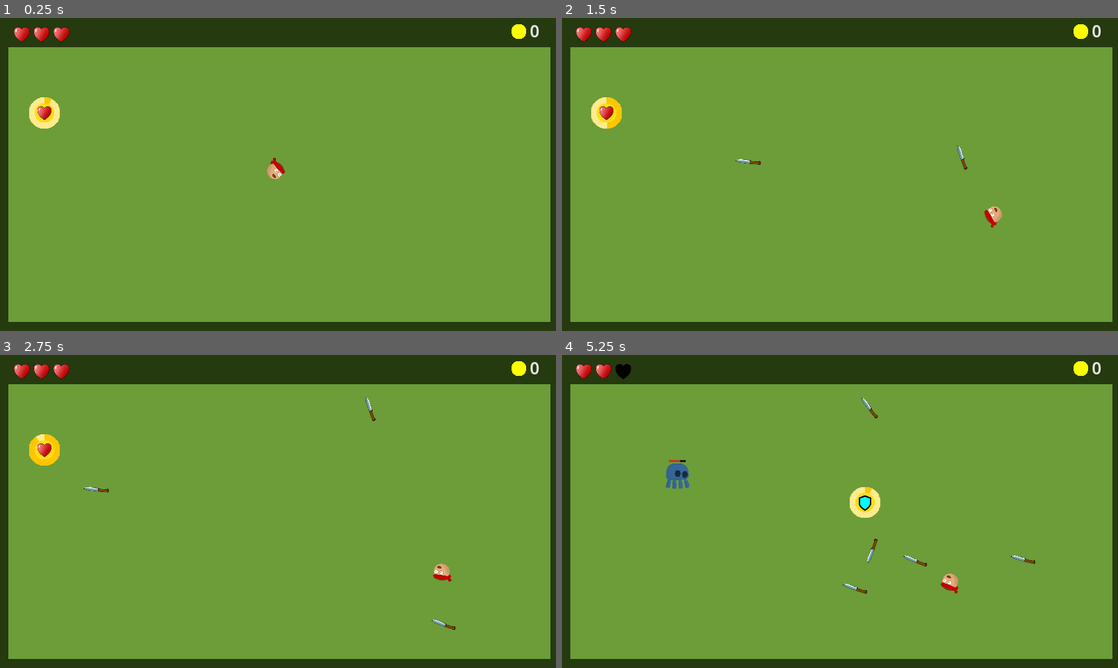
Above: before the commit, frames 1-4 (two rows, left to right).
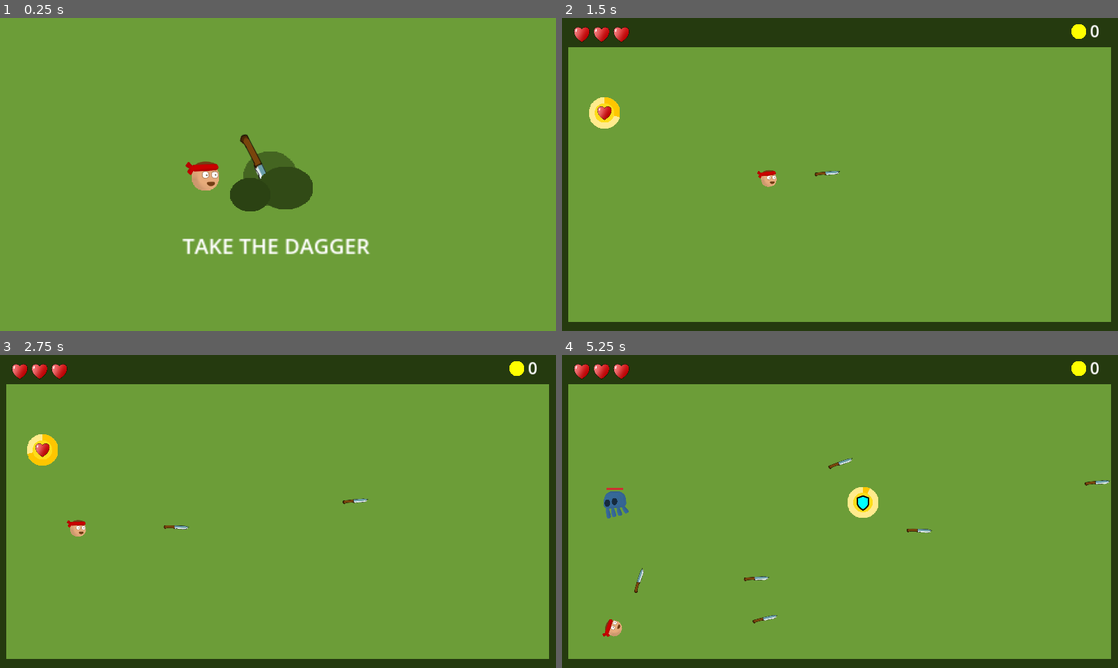
Above: after the commit, the same moments.

Repository: RoshanDavis/Dagger-Dodge-Godot-Project
Game: Godot game, scene res://scenes/game.tscn
The game is run twice, just before and just after one commit, with the same random seed, the same clock (stepped at 60 frames per second) and the same inputs.
Inputs (mouse positions are in pixels of both pictures, inside the frame that each line leads up to):
- Up to frame 1 (0.25 s): no input
- Up to frame 2 (1.5 s): click (823, 171) at 0.52 s; move the mouse to (962, 158) at 1.27 s; click (962, 158) at 1.35 s
- Up to frame 3 (2.75 s): move the mouse to (166, 527) at 2.02 s; click (166, 527) at 2.1 s
- Up to frame 4 (5.25 s): move the mouse to (895, 442) at 2.77 s; click (895, 442) at 2.85 s; move the mouse to (812, 574) at 3.52 s; click (812, 574) at 3.6 s; move the mouse to (1006, 558) at 4.27 s; click (1006, 558) at 4.35 s; move the mouse to (673, 464) at 5.02 s; click (673, 464) at 5.1 s

The runs differ from the first frame. In frame 1, 18% of the frame differs, in the area x 0-100%, y 0-100%; in frame 2, 1.4%; in frame 3, 1.5%; in frame 4, 2.5%.

Commit message:
added start menu

Diff:
--- a/project.godot
+++ b/project.godot
@@ -39,3 +39,4 @@
 [rendering]
 
 renderer/rendering_method="mobile"
+textures/vram_compression/import_etc2_astc=true
--- a/scenes/audio_manager.tscn
+++ b/scenes/audio_manager.tscn
@@ -9,6 +9,7 @@
 [ext_resource type="AudioStream" uid="uid://cyi06ssv3kfs7" path="res://assets/audio/gold orb pickup.mp3" id="7_qbnoy"]
 [ext_resource type="AudioStream" uid="uid://bfxi0kniy2lv2" path="res://assets/audio/player hurt.mp3" id="8_ojn7f"]
 [ext_resource type="AudioStream" uid="uid://lyep23is0xal" path="res://assets/audio/shield broke.mp3" id="9_a2u05"]
+[ext_resource type="AudioStream" uid="uid://b7oe6o468x2nx" path="res://assets/audio/dagger out.mp3" id="10_sdnog"]
 
 [node name="AudioManager" type="Node2D"]
 script = ExtResource("1_1ufga")
@@ -37,3 +38,6 @@
 
 [node name="Shield Broke" type="AudioStreamPlayer2D" parent="."]
 stream = ExtResource("9_a2u05")
+
+[node name="Dagger Out" type="AudioStreamPlayer2D" parent="."]
+stream = ExtResource("10_sdnog")
--- a/scenes/game.tscn
+++ b/scenes/game.tscn
@@ -8,9 +8,102 @@
 [ext_resource type="PackedScene" uid="uid://bftmupls70oan" path="res://scenes/heart_health_indicator.tscn" id="6_ajpxk"]
 [ext_resource type="Theme" uid="uid://bcj62soh77ubu" path="res://themes/default.tres" id="7_cjakg"]
 [ext_resource type="Texture2D" uid="uid://qmx1pi0utiv8" path="res://assets/prototype-circle.png" id="7_uhx2i"]
+[ext_resource type="Script" path="res://scripts/start_menu.gd" id="9_73xe4"]
+[ext_resource type="Texture2D" uid="uid://gyk8ph73wfat" path="res://assets/daggers/dagger.png" id="9_p3kl1"]
+
+[sub_resource type="Animation" id="Animation_jitqe"]
+resource_name = "zoom out"
+length = 0.5
+tracks/0/type = "value"
+tracks/0/imported = false
+tracks/0/enabled = true
+tracks/0/path = NodePath(".:zoom")
+tracks/0/interp = 2
+tracks/0/loop_wrap = true
+tracks/0/keys = {
+"times": PackedFloat32Array(0, 0.5),
+"transitions": PackedFloat32Array(1, 1),
+"update": 0,
+"values": [Vector2(1.75, 1.75), Vector2(1, 1)]
+}
+
+[sub_resource type="Animation" id="Animation_oqw3s"]
+length = 0.001
+tracks/0/type = "value"
+tracks/0/imported = false
+tracks/0/enabled = true
+tracks/0/path = NodePath(".:zoom")
+tracks/0/interp = 1
+tracks/0/loop_wrap = true
+tracks/0/keys = {
+"times": PackedFloat32Array(0),
+"transitions": PackedFloat32Array(1),
+"update": 0,
+"values": [Vector2(1.75, 1.75)]
+}
+
+[sub_resource type="AnimationLibrary" id="AnimationLibrary_2fl8b"]
+_data = {
+"RESET": SubResource("Animation_oqw3s"),
+"zoom out": SubResource("Animation_jitqe")
+}
 
 [sub_resource type="RectangleShape2D" id="RectangleShape2D_xsdpc"]
 size = Vector2(1093.5, 532)
+
+[sub_resource type="Animation" id="Animation_oyu13"]
+length = 0.001
+tracks/0/type = "value"
+tracks/0/imported = false
+tracks/0/enabled = true
+tracks/0/path = NodePath("TextureButton:position")
+tracks/0/interp = 1
+tracks/0/loop_wrap = true
+tracks/0/keys = {
+"times": PackedFloat32Array(0),
+"transitions": PackedFloat32Array(1),
+"update": 0,
+"values": [Vector2(17.8867, -57)]
+}
+
+[sub_resource type="Animation" id="Animation_3h51o"]
+resource_name = "dagger out"
+length = 0.5
+tracks/0/type = "value"
+tracks/0/imported = false
+tracks/0/enabled = true
+tracks/0/path = NodePath("TextureButton:position")
+tracks/0/interp = 2
+tracks/0/loop_wrap = true
+tracks/0/keys = {
+"times": PackedFloat32Array(0, 0.5),
+"transitions": PackedFloat32Array(1, 1),
+"update": 0,
+"values": [Vector2(13, -59), Vector2(4.99997, -76)]
+}
+
+[sub_resource type="Animation" id="Animation_775i5"]
+resource_name = "dagger in"
+length = 0.5
+tracks/0/type = "value"
+tracks/0/imported = false
+tracks/0/enabled = true
+tracks/0/path = NodePath("TextureButton:position")
+tracks/0/interp = 1
+tracks/0/loop_wrap = true
+tracks/0/keys = {
+"times": PackedFloat32Array(0, 0.5),
+"transitions": PackedFloat32Array(1, 1),
+"update": 0,
+"values": [Vector2(4.99997, -76), Vector2(13, -59)]
+}
+
+[sub_resource type="AnimationLibrary" id="AnimationLibrary_wfrd6"]
+_data = {
+"RESET": SubResource("Animation_oyu13"),
+"dagger in": SubResource("Animation_775i5"),
+"dagger out": SubResource("Animation_3h51o")
+}
 
 [node name="Game" type="Node"]
 script = ExtResource("1_so7ud")
@@ -42,11 +135,17 @@
 rotation = -1.5708
 
 [node name="Camera2D" type="Camera2D" parent="."]
-anchor_mode = 0
+position = Vector2(580, 324)
+zoom = Vector2(1.75, 1.75)
+
+[node name="AnimationPlayer" type="AnimationPlayer" parent="Camera2D"]
+libraries = {
+"": SubResource("AnimationLibrary_2fl8b")
+}
 
 [node name="Player" parent="." instance=ExtResource("3_7iytr")]
 unique_name_in_owner = true
-position = Vector2(570, 317)
+position = Vector2(494, 327)
 
 [node name="Spawner" type="Area2D" parent="."]
 position = Vector2(576, 353)
@@ -98,4 +197,81 @@
 horizontal_alignment = 2
 vertical_alignment = 1
 
+[node name="Start Menu" type="Control" parent="."]
+layout_mode = 3
+anchors_preset = 8
+anchor_left = 0.5
+anchor_top = 0.5
+anchor_right = 0.5
+anchor_bottom = 0.5
+offset_left = -20.0
+offset_top = -20.0
+offset_right = 20.0
+offset_bottom = 20.0
+grow_horizontal = 2
+grow_vertical = 2
+script = ExtResource("9_73xe4")
+
+[node name="TextureRect2" type="TextureRect" parent="Start Menu"]
+layout_mode = 0
+offset_left = 16.8867
+offset_top = -21.0
+offset_right = 144.887
+offset_bottom = 107.0
+
+[node name="Prototype-circle" type="Sprite2D" parent="Start Menu/TextureRect2"]
+modulate = Color(0.267616, 0.39673, 0.130883, 1)
+position = Vector2(-2, 46)
+scale = Vector2(0.5, 0.5)
+texture = ExtResource("7_uhx2i")
+
+[node name="TextureButton" type="TextureButton" parent="Start Menu"]
+layout_mode = 0
+offset_left = 17.8867
+offset_top = -57.0
+offset_right = 145.887
+offset_bottom = 71.0
+rotation = 1.10659
+scale = Vector2(0.9, 0.7)
+texture_normal = ExtResource("9_p3kl1")
+
+[node name="TextureRect" type="TextureRect" parent="Start Menu"]
+layout_mode = 0
+offset_left = 16.8867
+offset_top = -21.0
+offset_right = 144.887
+offset_bottom = 107.0
+
+[node name="Prototype-circle2" type="Sprite2D" parent="Start Menu/TextureRect"]
+modulate = Color(0.191555, 0.290155, 0.0871858, 1)
+position = Vector2(16, 57)
+scale = Vector2(0.507813, 0.390625)
+texture = ExtResource("7_uhx2i")
+
+[node name="Prototype-circle3" type="Sprite2D" parent="Start Menu/TextureRect"]
+modulate = Color(0.168586, 0.257986, 0.0739635, 1)
+position = Vector2(-25.8867, 65)
+scale = Vector2(0.367188, 0.304688)
+texture = ExtResource("7_uhx2i")
+
+[node name="Take the Dagger" type="Label" parent="Start Menu"]
+layout_mode = 0
+offset_left = -89.0
+offset_top = 68.0
+offset_right = 133.0
+offset_bottom = 141.0
+theme_override_font_sizes/font_size = 25
+text = "take the dagger "
+horizontal_alignment = 1
+vertical_alignment = 1
+uppercase = true
+
+[node name="AnimationPlayer" type="AnimationPlayer" parent="Start Menu"]
+libraries = {
+"": SubResource("AnimationLibrary_wfrd6")
+}
+
 [connection signal="timeout" from="Spawner/Gold Orb Spawn Timer" to="Spawner" method="_on_gold_orb_spawn_timer_timeout"]
+[connection signal="button_up" from="Start Menu/TextureButton" to="Start Menu" method="_on_texture_button_button_up"]
+[connection signal="mouse_entered" from="Start Menu/TextureButton" to="Start Menu" method="_on_texture_button_mouse_entered"]
+[connection signal="mouse_exited" from="Start Menu/TextureButton" to="Start Menu" method="_on_texture_button_mouse_exited"]
--- a/scenes/jellyfish.tscn
+++ b/scenes/jellyfish.tscn
@@ -222,6 +222,7 @@
 scale = Vector2(0.25, 0.25)
 motion_mode = 1
 script = ExtResource("1_jtgts")
+health = 2
 
 [node name="Polygons" type="Node2D" parent="."]
 modulate = Color(0.219608, 0.423529, 0.615686, 1)
--- a/scripts/audio_manager.gd
+++ b/scripts/audio_manager.gd
@@ -8,3 +8,4 @@
 @onready var gold_orb_pickup = $"Gold Orb Pickup"
 @onready var player_hurt = $"Player Hurt"
 @onready var shield_broke = $"Shield Broke"
+@onready var dagger_out = $"Dagger Out"
--- a/scripts/player.gd
+++ b/scripts/player.gd
@@ -3,6 +3,7 @@
 var game
 var dagger
 var has_shield = false
+var canMove = false
 
 @export var health = 5
 @export var recoilSpeed = 500
@@ -18,10 +19,11 @@
 	game.set_current_health(health)
 
 func _physics_process(delta):
-	movement(delta)
+	look_at(get_global_mouse_position())
+	if canMove:
+		movement(delta)
 
 func movement(delta):
-	look_at(get_global_mouse_position())
 	if Input.is_action_just_pressed("Throw"):
 		var daggerInstance = dagger.instantiate()
 		daggerInstance.position = $FirePoint.global_position
--- a/scripts/spawner.gd
+++ b/scripts/spawner.gd
@@ -5,13 +5,14 @@
 @onready var end = $CollisionShape2D.global_position +  spawnArea
 
 var goldOrb
+var canSpawn = false
 
 @export var difficulty = 1
 @export var min_wait_time = 1
 
+
 func _ready():
 	goldOrb = preload("res://scenes/gold_orb.tscn")
-	spawn_gold_orb()
 
 func gen_random_pos():
 	var x = randf_range(origin.x, end.x)
@@ -24,9 +25,10 @@
 	get_tree().get_root().get_node("Game").add_child.call_deferred(goldOrbInstance)
 
 func _on_gold_orb_spawn_timer_timeout():
-	spawn_gold_orb()
+	if canSpawn:
+		spawn_gold_orb()
 
 func _process(delta):
 	# difficulty progression
-	if $"Gold Orb Spawn Timer".wait_time > min_wait_time:
+	if $"Gold Orb Spawn Timer".wait_time > min_wait_time and canSpawn:
 		$"Gold Orb Spawn Timer".wait_time -= delta * difficulty/10
--- /dev/null
+++ b/scripts/start_menu.gd
@@ -0,0 +1,19 @@
+extends Control
+
+
+func _on_texture_button_button_up():
+	$"../Camera2D/AnimationPlayer".play("zoom out")
+	%Player.canMove = true
+	$"../Spawner".canSpawn = true
+	$"../Spawner".spawn_gold_orb()
+	visible = false
+	process_mode = ProcessMode.PROCESS_MODE_DISABLED
+
+
+func _on_texture_button_mouse_entered():
+	AudioManager.dagger_out.play()
+	$AnimationPlayer.play("dagger out")
+
+
+func _on_texture_button_mouse_exited():
+	$AnimationPlayer.play("dagger in")
Not shown, added: assets/audio/dagger out.mp3.import
Not shown, added: export_presets.cfg
Not shown: 1 places in scenes/audio_manager.tscn that only renumber resources
Not shown: 1 places in scenes/game.tscn that only renumber resources
Not shown, changed: .gitignore
Not shown, added: assets/audio/dagger out.mp3
